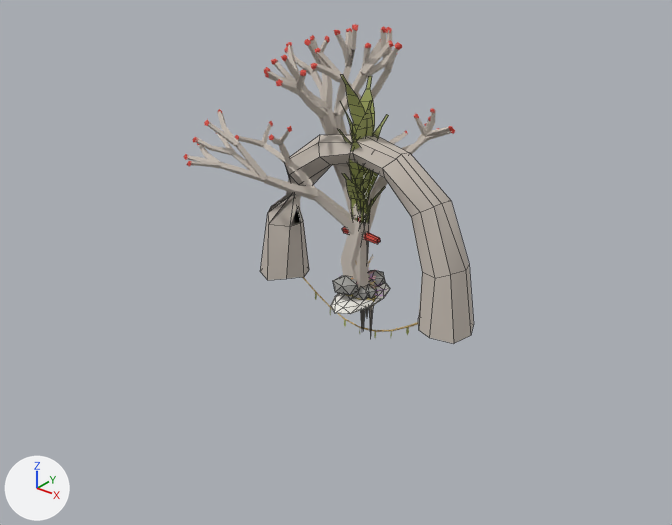
An edit to the FBX model Unity/TwentyThousandLeagues/Assets/Verne/Models/Crespo/Crespo_Flora.fbx, drawn before and after from the same camera.
Rendered twice from a 50 mm lens placed at (12.82, -17.03, 11.31), pointed at (-0.07, -0.92, 1.32). Lighting does not change. The marker at lower left points along +X, +Y and +Z. The first picture is the older version. Mesh edges are drawn as thin lines on the coarser meshes. Where no turn or scale is listed for an object, it has been applied to the vertices.

Script lines for the objects in view, before the commit:
```python
me_coral_tree2 = bpy.data.meshes.new('coral_tree2')
me_coral_tree2.from_pydata(...)  # 681 vertices, 694 faces; spans x -3.25..1.65, y -3.24..3.09, z -0.03..4.95
# faces by material slot: [400, 294]
me_coral_tree2.materials.append(mat_m_coral_red)  # red #da4b3f
me_coral_tree2.materials.append(mat_m_coral_stone)  # light grey #c8bfb5
me_grave_mound = bpy.data.meshes.new('grave_mound')
me_grave_mound.from_pydata(...)  # 42 vertices, 80 faces; spans x -0.54..0.52, y -1.06..1.06, z -0.04..0.23
me_grave_mound.materials.append(mat_m_coral_white)  # white #f1efe7
me_laminaria_a = bpy.data.meshes.new('laminaria_a')
me_laminaria_a.from_pydata(...)  # 168 vertices, 90 faces; spans x -0.62..0.6, y -0.61..0.59, z 0.0..5.9
# faces by material slot: [56, 34]
me_laminaria_a.materials.append(mat_m_kelp)  # yellow #a2aa61
me_laminaria_a.materials.append(mat_m_kelp_dark)  # yellow #7c8150
ob_coral_tree2 = bpy.data.objects.new('coral_tree2', me_coral_tree2)
ob_coral_tree2.location = (0.0, 0.0, 0.0)
ob_grave_mound = bpy.data.objects.new('grave_mound', me_grave_mound)
ob_grave_mound.location = (0.0, 0.0, 0.0)
ob_laminaria_a = bpy.data.objects.new('laminaria_a', me_laminaria_a)
ob_laminaria_a.location = (0.0, 0.0, 0.0)
# also in view: 'coral_arch' at (0.02, -0.02, 2.16); 'coral_tree' at (-1.23, -0.04, 3.38); 'coral_cross' at (-0.03, 0.0, 1.15)
```
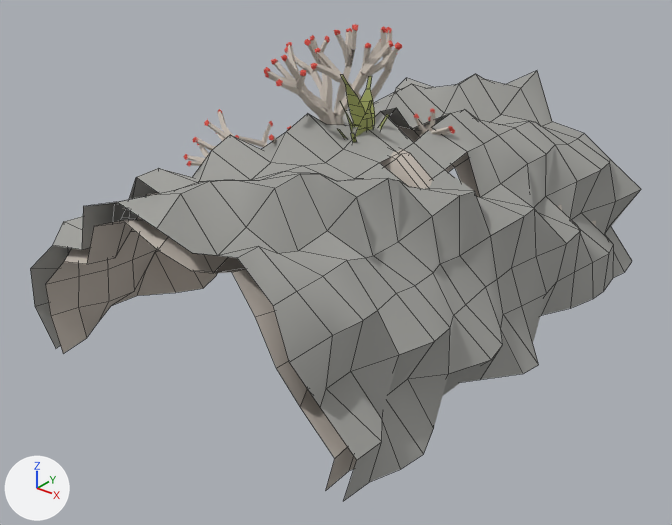
Location of each change, (x1, y1, x2, y2) in pixels of the pictures (672 x 525 px):
'gallery_vault', added: after (31, 71, 641, 501)
    faces in mat_m_rock (grey #a2a29e): (31, 71, 641, 501)
    faces in mat_m_coral_stone (light grey #c8bfb5): (46, 126, 596, 490)
'coral_arch', unchanged, covered by the edit: before (260, 134, 474, 344); after (380, 149, 433, 189)
'coral_tree2', unchanged, covered by the edit: before (184, 108, 455, 288); after (184, 108, 455, 167)

The change, as a list of edits to the scene's bpy script:
```text
Add me_gallery_vault:
    me_gallery_vault.from_pydata(...)  # 570 vertices, 492 faces; spans x -5.23..5.1, y -6.56..6.56, z -0.06..4.84
    # faces by material slot: [246, 246]
    me_gallery_vault.materials.append(mat_m_coral_stone)  # light grey #c8bfb5
    me_gallery_vault.materials.append(mat_m_rock)  # grey #a2a29e
Add ob_gallery_vault:
    ob_gallery_vault = bpy.data.objects.new('gallery_vault', me_gallery_vault)
    ob_gallery_vault.location = (0.0, 0.0, 0.0)
```
